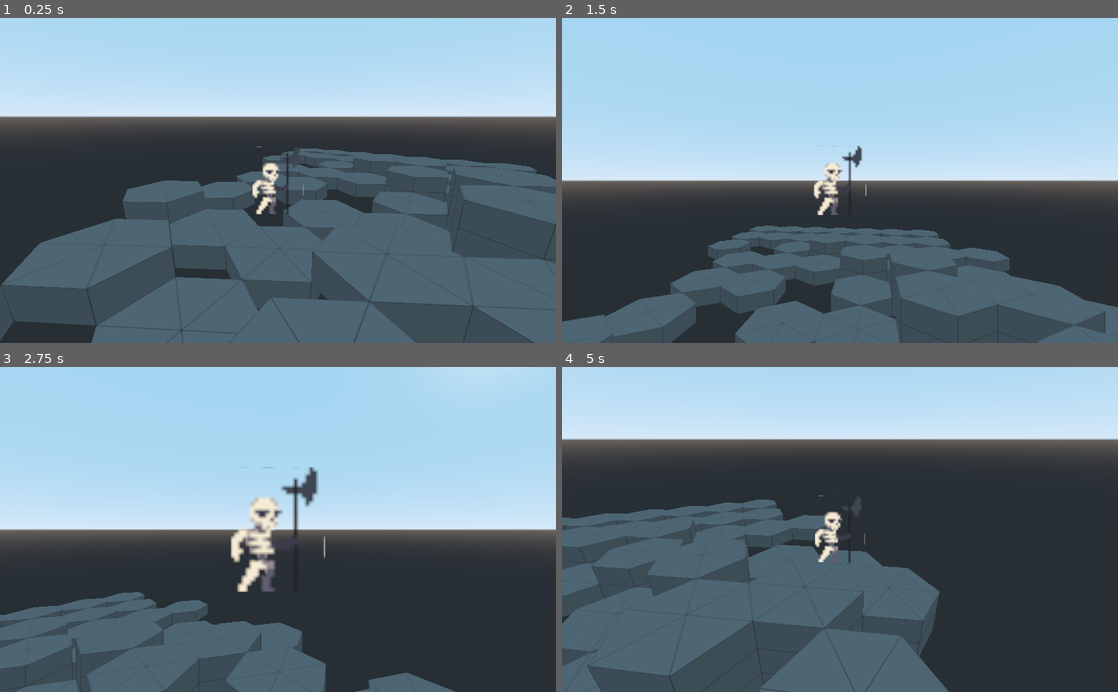
Above: before the commit, frames 1-4 (two rows, left to right).
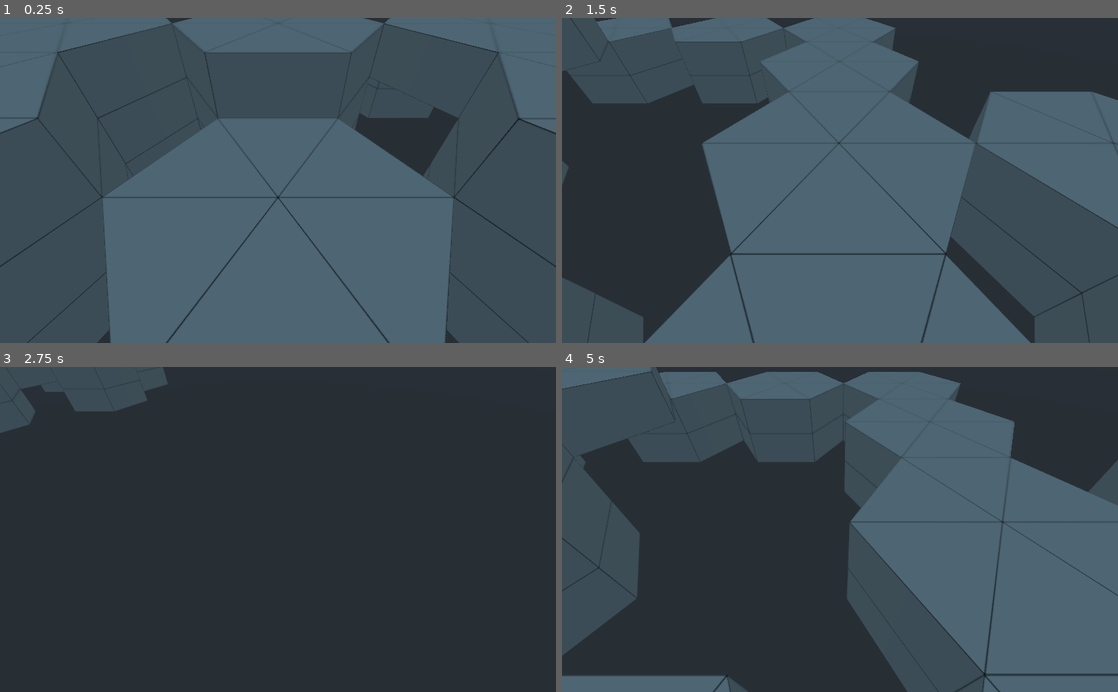
Above: after the commit, the same moments.

Repository: Delaunay/Chessy
Game: Godot game, scene res://assets/map/GridMap.tscn
The game is run twice, just before and just after one commit, with the same random seed, the same clock (stepped at 60 frames per second) and the same inputs.
Inputs (mouse positions are in pixels of both pictures, inside the frame that each line leads up to):
- Up to frame 1 (0.25 s): no input
- Up to frame 2 (1.5 s): tap Enter at 0.5 s; move the mouse to (962, 164) at 0.52 s; hold D (move_right) 0.53-1.28 s; tap Mouse wheel up (zoom_in, bound only after the commit) at 0.6 s; click (962, 164) at 0.67 s; tap Space (jump) at 0.77, 1.07 s; tap Mouse wheel down (zoom_out, bound only after the commit) at 0.8, 1.35 s; move the mouse to (728, 196) at 1.27 s; hold S (move_back) from 1.28 s (still down); click (728, 196) at 1.42 s
- Up to frame 3 (2.75 s): tap Space (jump) at 1.52, 1.55, 1.82 s; move the mouse to (333, 458) at 2.02 s; release S (move_back) at 2.03 s; hold D (move_right) from 2.03 s (still down); hold Space (jump) from 2.03 s (still down); click (333, 458) at 2.17 s; tap Mouse wheel up (zoom_in, bound only after the commit) at 2.3 s
- Up to frame 4 (5 s): move the mouse to (812, 594) at 2.77 s; release D (move_right) at 2.78 s; release Space (jump) at 2.78 s; hold W (move_forward) 2.78-3.53 s; tap Mouse wheel up (zoom_in, bound only after the commit) at 2.85, 4.35 s; click (812, 594) at 2.92 s; tap Space (jump) at 3.02, 3.32, 4.52, 4.82 s; tap Mouse wheel down (zoom_out, bound only after the commit) at 3.05, 3.6 s; move the mouse to (1006, 578) at 3.52 s; hold Space (jump) 3.53-4.28 s; hold A (move_left) from 3.53 s (still down); click (1006, 578) at 3.67 s; move the mouse to (673, 480) at 4.27 s; click (673, 480) at 4.42 s

The runs differ from the first frame. In frame 1, 67% of the frame differs, in the area x 0-100%, y 0-100%; in frame 2, 80%; in frame 3, 69%; in frame 4, 85%.

Commit message:
add object selection

Diff:
--- a/assets/character/Player.gd
+++ b/assets/TopDownCamera.gd
@@ -1,27 +1,28 @@
 extends KinematicBody
 
-const MAX_SPEED = 5
-const JUMP_SPEED = 7
+const MAX_SPEED = 12
 const ACCELERATION = 2
 const DECELERATION = 4
 const MAX_SLOPE_ANGLE = 30
 
-onready var gravity = -ProjectSettings.get_setting("physics/3d/default_gravity")
 var velocity: Vector3
 
 func _physics_process(delta):
 	if Input.is_action_just_pressed("exit"):
 		get_tree().quit()
+
 	if Input.is_action_just_pressed("reset_position"):
 		translation = Vector3(-3, 4, 8)
 
 	var dir = Vector3()
 	dir.x = Input.get_action_strength("move_right") - Input.get_action_strength("move_left")
 	dir.z = Input.get_action_strength("move_back") - Input.get_action_strength("move_forward")
+	dir.y = int(Input.is_action_just_released("zoom_out")) - int(Input.is_action_just_released("zoom_in"))
+
 
 	# Get the camera's transform basis, but remove the X rotation such
 	# that the Y axis is up and Z is horizontal.
-	var cam_basis = $Camera/Camera.global_transform.basis
+	var cam_basis = $Camera.global_transform.basis
 	var basis = cam_basis.rotated(cam_basis.x, -cam_basis.get_euler().x)
 	dir = basis.xform(dir)
 
@@ -29,15 +30,13 @@
 	if dir.length_squared() > 1:
 		dir /= dir.length()
 
-	# Apply gravity.
-	velocity.y += delta * gravity
-
 	# Using only the horizontal velocity, interpolate towards the input.
 	var hvel = velocity
-	hvel.y = 0
+	# hvel.y = 0
 
 	var target = dir * MAX_SPEED
 	var acceleration
+
 	if dir.dot(hvel) > 0:
 		acceleration = ACCELERATION
 	else:
@@ -48,8 +47,25 @@
 	# Assign hvel's values back to velocity, and then move.
 	velocity.x = hvel.x
 	velocity.z = hvel.z
+	velocity.y = hvel.y
 	velocity = move_and_slide(velocity, Vector3.UP)
 
-	# Jumping code. is_on_floor() must come after move_and_slide().
-	if is_on_floor() and Input.is_action_pressed("jump"):
-		velocity.y = JUMP_SPEED
+
+func select_object(event):
+	if event is InputEventMouseButton and event.button_index == BUTTON_LEFT and not event.pressed:
+		# make a projection from the Camera to the button and get the object it finds
+		var pos = event.position
+		var from = $Camera.project_ray_origin(pos)
+		var normal = $Camera.project_ray_normal(pos)
+
+		var ray_start = from
+		var ray_end =  from + normal * 5000
+		var space_state = get_world().direct_space_state
+		return space_state.intersect_ray(ray_start, ray_end, [])
+
+		# Does not work ?
+		# $RayCast.enabled = true
+		# $RayCast.cast_to = from + normal * 5000
+		# $RayCast.force_raycast_update()
+		# print($RayCast.get_collider())
+		# print("Mouse click", event.position)
--- /dev/null
+++ b/assets/TopDownCamera.tscn
@@ -0,0 +1,23 @@
+[gd_scene load_steps=3 format=2]
+
+[ext_resource path="res://assets/TopDownCamera.gd" type="Script" id=2]
+
+[sub_resource type="BoxShape" id=1]
+
+[node name="Target" type="KinematicBody"]
+input_ray_pickable = false
+script = ExtResource( 2 )
+__meta__ = {
+"_editor_description_": "Simple top down camera that can move in all directions and zoom in and out"
+}
+
+[node name="Camera" type="Camera" parent="."]
+transform = Transform( 1, 0, 0, 0, 0.707107, 0.707107, 0, -0.707107, 0.707107, 0, 2, 0 )
+
+[node name="RayCast" type="RayCast" parent="."]
+enabled = true
+
+[node name="CollisionShape" type="CollisionShape" parent="."]
+visible = false
+shape = SubResource( 1 )
+disabled = true
--- a/assets/character/Character.tscn
+++ b/assets/character/Character.tscn
@@ -1,159 +1,26 @@
-[gd_scene load_steps=8 format=2]
+[gd_scene load_steps=4 format=2]
 
 [ext_resource path="res://assets/character/skeleton_frames.tres" type="SpriteFrames" id=1]
+[ext_resource path="res://assets/character/Chracter.gd" type="Script" id=2]
 
-[sub_resource type="Animation" id=72]
-resource_name = "Attack"
-loop = true
-step = 0.05
-tracks/0/type = "value"
-tracks/0/path = NodePath("Attack:frame")
-tracks/0/interp = 1
-tracks/0/loop_wrap = true
-tracks/0/imported = false
-tracks/0/enabled = true
-tracks/0/keys = {
-"times": PoolRealArray( 0.05, 0.1, 0.15, 0.2, 0.25, 0.3, 0.35, 0.4, 0.45, 0.5, 0.55, 0.6, 0.65, 0.7, 0.75, 0.8, 0.85, 0.9 ),
-"transitions": PoolRealArray( 1, 1, 1, 1, 1, 1, 1, 1, 1, 1, 1, 1, 1, 1, 1, 1, 1, 1 ),
-"update": 1,
-"values": [ 0, 1, 2, 3, 4, 5, 6, 7, 8, 9, 10, 11, 12, 13, 14, 15, 16, 17 ]
+[sub_resource type="BoxShape" id=1]
+extents = Vector3( 0.1, 0.16, 0.1 )
+
+[node name="Player" type="KinematicBody"]
+transform = Transform( 1, 0, 0, 0, 1, 0, 0, 0, 1, 0, 0.156815, 0 )
+script = ExtResource( 2 )
+__meta__ = {
+"_edit_group_": true,
+"_editor_description_": "Base character which animation and collision"
 }
 
-[sub_resource type="Animation" id=73]
-resource_name = "Dead"
-loop = true
-step = 0.05
-tracks/0/type = "value"
-tracks/0/path = NodePath("Dead:frame")
-tracks/0/interp = 1
-tracks/0/loop_wrap = true
-tracks/0/imported = false
-tracks/0/enabled = true
-tracks/0/keys = {
-"times": PoolRealArray( 0, 0.05, 0.1, 0.15, 0.2, 0.25, 0.3, 0.35, 0.4, 0.45, 0.5, 0.55, 0.6, 0.65 ),
-"transitions": PoolRealArray( 1, 1, 1, 1, 1, 1, 1, 1, 1, 1, 1, 1, 1, 1 ),
-"update": 1,
-"values": [ 1, 2, 3, 4, 5, 6, 7, 8, 9, 10, 11, 12, 13, 14 ]
-}
-
-[sub_resource type="Animation" id=74]
-resource_name = "Hitting"
-length = 0.4
-loop = true
-step = 0.05
-tracks/0/type = "value"
-tracks/0/path = NodePath("Hitting:frame")
-tracks/0/interp = 1
-tracks/0/loop_wrap = true
-tracks/0/imported = false
-tracks/0/enabled = true
-tracks/0/keys = {
-"times": PoolRealArray( 0, 0.05, 0.1, 0.15, 0.2, 0.25, 0.3 ),
-"transitions": PoolRealArray( 1, 1, 1, 1, 1, 1, 1 ),
-"update": 1,
-"values": [ 1, 2, 3, 4, 5, 6, 7 ]
-}
-
-[sub_resource type="Animation" id=75]
-resource_name = "Idle"
-length = 0.6
-loop = true
-step = 0.05
-tracks/0/type = "value"
-tracks/0/path = NodePath("Idle:frame")
-tracks/0/interp = 1
-tracks/0/loop_wrap = true
-tracks/0/imported = false
-tracks/0/enabled = true
-tracks/0/keys = {
-"times": PoolRealArray( 0, 0.05, 0.1, 0.15, 0.2, 0.25, 0.3, 0.35, 0.4, 0.45, 0.5 ),
-"transitions": PoolRealArray( 1, 1, 1, 1, 1, 1, 1, 1, 1, 1, 1 ),
-"update": 1,
-"values": [ 0, 1, 2, 3, 4, 5, 6, 7, 8, 9, 10 ]
-}
-
-[sub_resource type="Animation" id=76]
-resource_name = "React"
-length = 0.1
-loop = true
-step = 0.05
-tracks/0/type = "value"
-tracks/0/path = NodePath("React:frame")
-tracks/0/interp = 1
-tracks/0/loop_wrap = true
-tracks/0/imported = false
-tracks/0/enabled = true
-tracks/0/keys = {
-"times": PoolRealArray( 0, 0.05, 0.1 ),
-"transitions": PoolRealArray( 1, 1, 1 ),
-"update": 1,
-"values": [ 1, 2, 3 ]
-}
-
-[sub_resource type="Animation" id=77]
-resource_name = "Walking"
-length = 0.6
-loop = true
-step = 0.05
-tracks/0/type = "value"
-tracks/0/path = NodePath("Walking:frame")
-tracks/0/interp = 1
-tracks/0/loop_wrap = true
-tracks/0/imported = false
-tracks/0/enabled = true
-tracks/0/keys = {
-"times": PoolRealArray( 0, 0.05, 0.1, 0.15, 0.2, 0.25, 0.3, 0.35, 0.4, 0.45, 0.5, 0.55 ),
-"transitions": PoolRealArray( 1, 1, 1, 1, 1, 1, 1, 1, 1, 1, 1, 1 ),
-"update": 1,
-"values": [ 1, 2, 3, 4, 5, 6, 7, 8, 9, 10, 11, 12 ]
-}
-
-[node name="Spatial" type="Spatial"]
-transform = Transform( 1, 0, 0, 0, 1, 0, 0, 0, 1, 0, 0.15712, 0 )
-
-[node name="Sprite" type="Sprite3D" parent="."]
-billboard = 1
-
-[node name="Attack" type="AnimatedSprite3D" parent="."]
-billboard = 1
-frames = ExtResource( 1 )
-animation = "attack"
-frame = 6
-
-[node name="Dead" type="AnimatedSprite3D" parent="."]
-billboard = 1
-frames = ExtResource( 1 )
-animation = "dead"
-frame = 14
-
-[node name="Hitting" type="AnimatedSprite3D" parent="."]
-billboard = 1
-frames = ExtResource( 1 )
-animation = "hitting"
-frame = 6
-
-[node name="Idle" type="AnimatedSprite3D" parent="."]
+[node name="Sprite3D" type="AnimatedSprite3D" parent="."]
 billboard = 1
 frames = ExtResource( 1 )
 animation = "idle"
-frame = 7
+frame = 12
+playing = true
 
-[node name="React" type="AnimatedSprite3D" parent="."]
-billboard = 1
-frames = ExtResource( 1 )
-animation = "react"
-frame = 2
-
-[node name="Walking" type="AnimatedSprite3D" parent="."]
-billboard = 1
-frames = ExtResource( 1 )
-animation = "walking"
-frame = 1
-
-[node name="AnimationPlayer" type="AnimationPlayer" parent="."]
-anims/Attack = SubResource( 72 )
-anims/Dead = SubResource( 73 )
-anims/Hitting = SubResource( 74 )
-anims/Idle = SubResource( 75 )
-anims/React = SubResource( 76 )
-anims/Walking = SubResource( 77 )
+[node name="CollisionShape" type="CollisionShape" parent="."]
+visible = false
+shape = SubResource( 1 )
--- /dev/null
+++ b/assets/character/Chracter.gd
@@ -0,0 +1,55 @@
+extends KinematicBody
+
+const MAX_SPEED = 5
+const JUMP_SPEED = 7
+const ACCELERATION = 2
+const DECELERATION = 4
+const MAX_SLOPE_ANGLE = 30
+
+onready var gravity = -ProjectSettings.get_setting("physics/3d/default_gravity")
+var velocity: Vector3
+
+#func _physics_process(delta):
+#	if Input.is_action_just_pressed("exit"):
+#		get_tree().quit()
+#	if Input.is_action_just_pressed("reset_position"):
+#		translation = Vector3(-3, 4, 8)
+#
+#	var dir = Vector3()
+#	dir.x = Input.get_action_strength("move_right") - Input.get_action_strength("move_left")
+#	dir.z = Input.get_action_strength("move_back") - Input.get_action_strength("move_forward")
+#
+#	# Get the camera's transform basis, but remove the X rotation such
+#	# that the Y axis is up and Z is horizontal.
+#	var cam_basis = $Target/Camera.global_transform.basis
+#	var basis = cam_basis.rotated(cam_basis.x, -cam_basis.get_euler().x)
+#	dir = basis.xform(dir)
+#
+#	# Limit the input to a length of 1. length_squared is faster to check.
+#	if dir.length_squared() > 1:
+#		dir /= dir.length()
+#
+#	# Apply gravity.
+#	velocity.y += delta * gravity
+#
+#	# Using only the horizontal velocity, interpolate towards the input.
+#	var hvel = velocity
+#	hvel.y = 0
+#
+#	var target = dir * MAX_SPEED
+#	var acceleration
+#	if dir.dot(hvel) > 0:
+#		acceleration = ACCELERATION
+#	else:
+#		acceleration = DECELERATION
+#
+#	hvel = hvel.linear_interpolate(target, acceleration * delta)
+#
+#	# Assign hvel's values back to velocity, and then move.
+#	velocity.x = hvel.x
+#	velocity.z = hvel.z
+#	velocity = move_and_slide(velocity, Vector3.UP)
+#
+#	# Jumping code. is_on_floor() must come after move_and_slide().
+#	if is_on_floor() and Input.is_action_pressed("jump"):
+#		velocity.y = JUMP_SPEED
--- a/assets/character/Player.tscn
+++ /dev/null
@@ -1,28 +0,0 @@
-[gd_scene load_steps=5 format=2]
-
-[ext_resource path="res://assets/character/skeleton_frames.tres" type="SpriteFrames" id=1]
-[ext_resource path="res://assets/character/Player.gd" type="Script" id=2]
-[ext_resource path="res://assets/character/Camera3rdPerson.tscn" type="PackedScene" id=3]
-
-[sub_resource type="BoxShape" id=1]
-extents = Vector3( 0.1, 0.16, 0.1 )
-
-[node name="Player" type="KinematicBody"]
-transform = Transform( 1, 0, 0, 0, 1, 0, 0, 0, 1, 0, 0.156815, 0 )
-script = ExtResource( 2 )
-__meta__ = {
-"_edit_group_": true
-}
-
-[node name="Sprite3D" type="AnimatedSprite3D" parent="."]
-billboard = 1
-frames = ExtResource( 1 )
-animation = "idle"
-frame = 7
-playing = true
-
-[node name="CollisionShape" type="CollisionShape" parent="."]
-visible = false
-shape = SubResource( 1 )
-
-[node name="Camera" parent="." instance=ExtResource( 3 )]
--- a/assets/map/GridMap.tscn
+++ b/assets/map/GridMap.tscn
@@ -1,7 +1,8 @@
-[gd_scene load_steps=3 format=2]
+[gd_scene load_steps=4 format=2]
 
 [ext_resource path="res://assets/map/Tiles.tres" type="MeshLibrary" id=1]
-[ext_resource path="res://assets/character/Player.tscn" type="PackedScene" id=2]
+[ext_resource path="res://assets/character/Character.tscn" type="PackedScene" id=2]
+[ext_resource path="res://assets/tactician.tscn" type="PackedScene" id=3]
 
 [node name="World" type="Spatial"]
 
@@ -19,5 +20,7 @@
 "_editor_floor_": Vector3( -8, 1, 0 )
 }
 
-[node name="Player" parent="." instance=ExtResource( 2 )]
+[node name="Character" parent="." instance=ExtResource( 2 )]
 transform = Transform( -2.75255, 0, 4.17414, 0, 5, 0, -4.17414, 0, -2.75255, -1.29846, 1.31339, 3.48695 )
+
+[node name="Tactician" parent="." instance=ExtResource( 3 )]
--- /dev/null
+++ b/assets/tactician.gd
@@ -0,0 +1,23 @@
+extends Spatial
+
+
+# Declare member variables here. Examples:
+# var a = 2
+# var b = "text"
+
+
+# Called when the node enters the scene tree for the first time.
+func _ready():
+	pass # Replace with function body.
+
+
+# Called every frame. 'delta' is the elapsed time since the previous frame.
+#func _process(delta):
+#	pass
+
+
+func _input(event):
+	var collision = $Camera.select_object(event)
+	if collision != null:
+		print(collision)
+		return true
--- /dev/null
+++ b/assets/tactician.tscn
@@ -0,0 +1,12 @@
+[gd_scene load_steps=3 format=2]
+
+[ext_resource path="res://assets/TopDownCamera.tscn" type="PackedScene" id=1]
+[ext_resource path="res://assets/tactician.gd" type="Script" id=2]
+
+[node name="Tactician" type="Spatial"]
+script = ExtResource( 2 )
+__meta__ = {
+"_editor_description_": "Tactician holds the player state when playing in a turn based tactic / Combat game"
+}
+
+[node name="Camera" parent="." instance=ExtResource( 1 )]
--- a/project.godot
+++ b/project.godot
@@ -46,6 +46,16 @@
 "events": [ Object(InputEventKey,"resource_local_to_scene":false,"resource_name":"","device":0,"alt":false,"shift":false,"control":false,"meta":false,"command":false,"pressed":false,"scancode":32,"unicode":0,"echo":false,"script":null)
  ]
 }
+zoom_in={
+"deadzone": 0.5,
+"events": [ Object(InputEventMouseButton,"resource_local_to_scene":false,"resource_name":"","device":-1,"alt":false,"shift":false,"control":false,"meta":false,"command":false,"button_mask":0,"position":Vector2( 0, 0 ),"global_position":Vector2( 0, 0 ),"factor":1.0,"button_index":4,"pressed":false,"doubleclick":false,"script":null)
+ ]
+}
+zoom_out={
+"deadzone": 0.5,
+"events": [ Object(InputEventMouseButton,"resource_local_to_scene":false,"resource_name":"","device":-1,"alt":false,"shift":false,"control":false,"meta":false,"command":false,"button_mask":0,"position":Vector2( 0, 0 ),"global_position":Vector2( 0, 0 ),"factor":1.0,"button_index":5,"pressed":false,"doubleclick":false,"script":null)
+ ]
+}
 
 [rendering]
 
